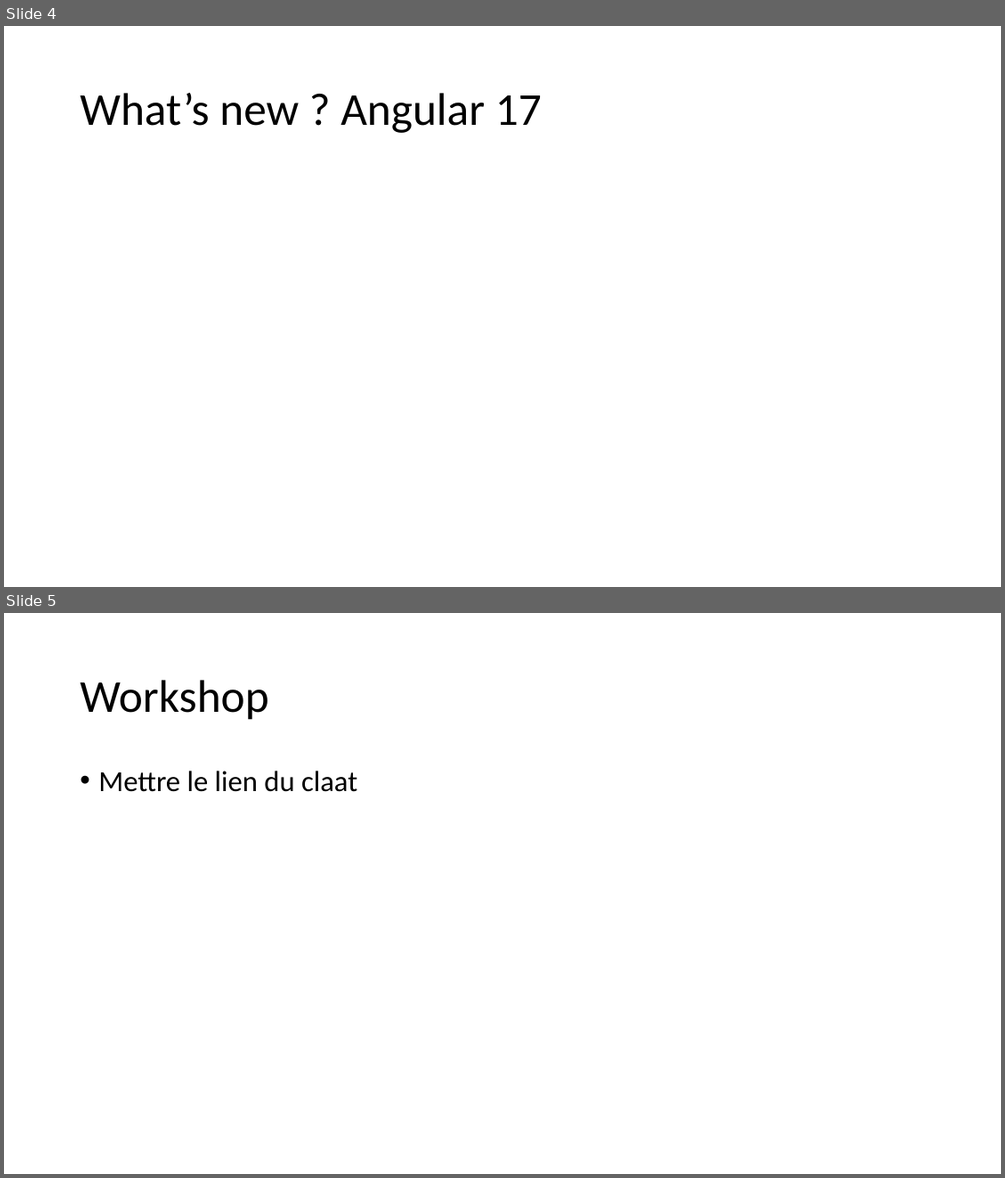
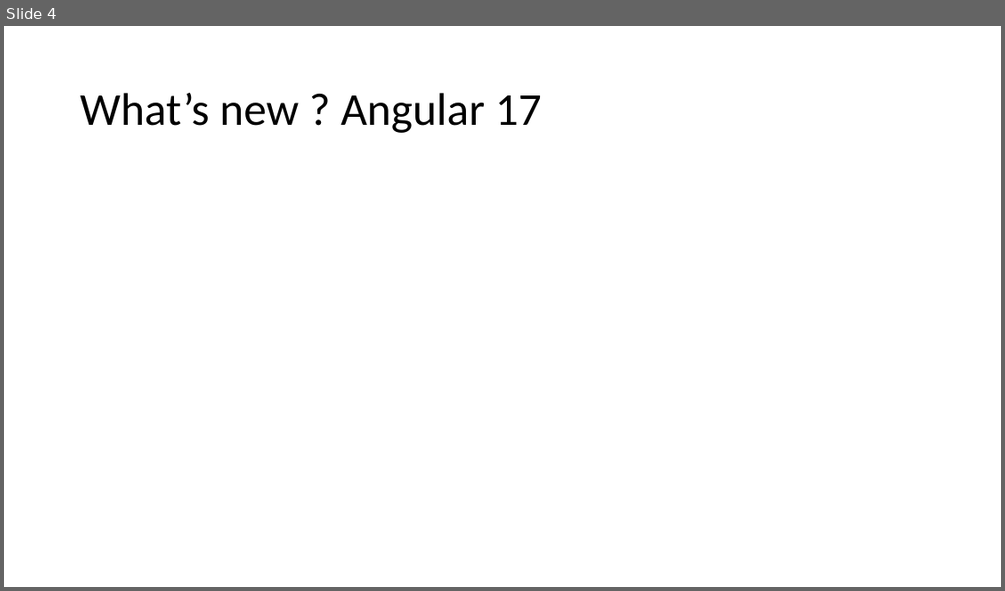
Before and after one commit to yatho/atelier-Angular17, a slide deck: Présentation.pptx. Shown one above the other, each under a label of ours: slides 4 and 5 before the commit, slide 4 after it. The pictures are 1005x1178 and 1005x591 pixels, drawn with LibreOffice and Linux fonts; fonts in the diff are those of the drawing. Boxes give left, top, right and bottom in pixels: in the first picture for what was removed or moved away, otherwise in the second. Text is boxed around its words. In the diff, an @@ line names an element or a change of style, - is before the commit and + after.

```diff
--- a/Présentation.pptx
+++ b/Présentation.pptx
@@ slide 5 removed at (4, 613, 1001, 1174), background #FFFFFF @@
@@ title removed at (80, 680, 268, 720) @@
-Workshop
@@ text removed at (98, 771, 357, 792) @@
-• Mettre le lien du claat
```
Also in this commit, not shown: 1 slide added, 1 other file.
